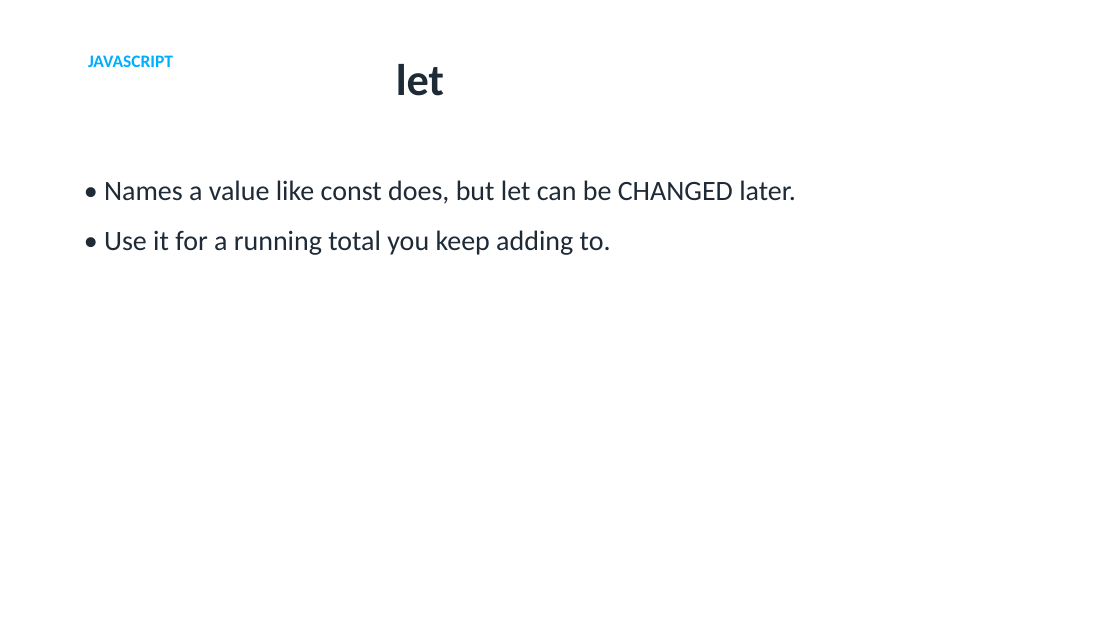
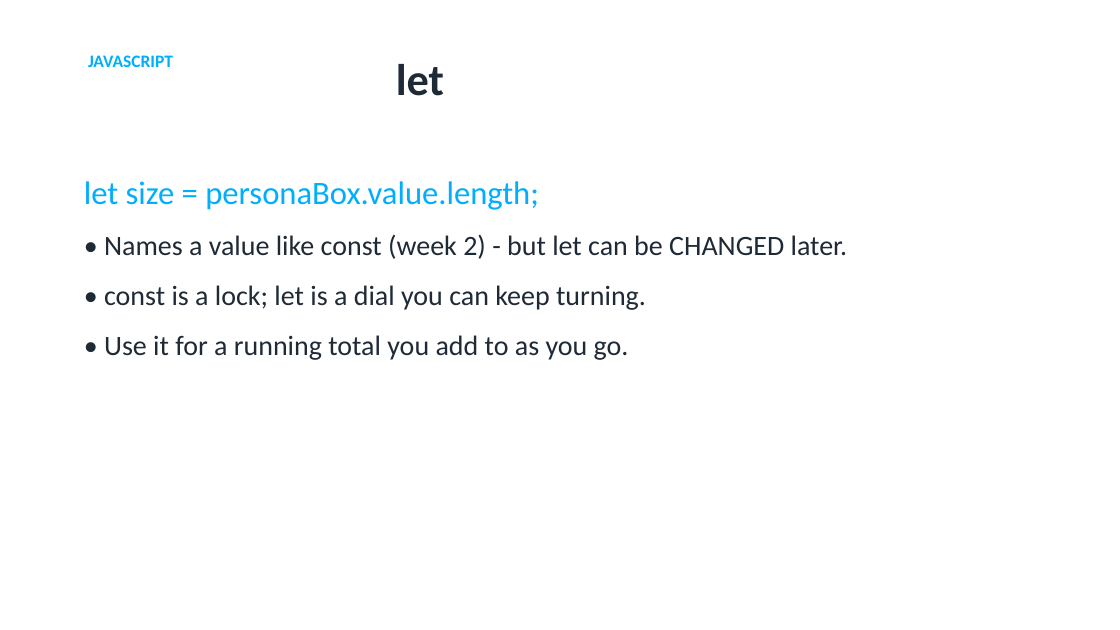
Before and after one commit to utgapps/utgapps.github.io, a slide deck: slide 8 of ai101/slides/week-08.pptx. Drawn at 1120x630 pixels with LibreOffice and Linux fonts; fonts in the diff are those of the drawing. Boxes give left, top, right and bottom in pixels: in the first picture for what was removed or moved away, otherwise in the second. Text is boxed around its words. In the diff, an @@ line names an element or a change of style, - is before the commit and + after.

```diff
--- a/ai101/slides/week-08.pptx
+++ b/ai101/slides/week-08.pptx
@@ text at [84,181,848,360]: text changed @@
-• Names a value like const does, but let can be CHANGED later.
-• Use it for a running total you keep adding to.
+let size = personaBox.value.length;
+• Names a value like const (week 2) - but let can be CHANGED later.
+• const is a lock; let is a dial you can keep turning.
+• Use it for a running total you add to as you go.
```
Also in this commit, not shown: 4 other slides changed, 27 other files.
